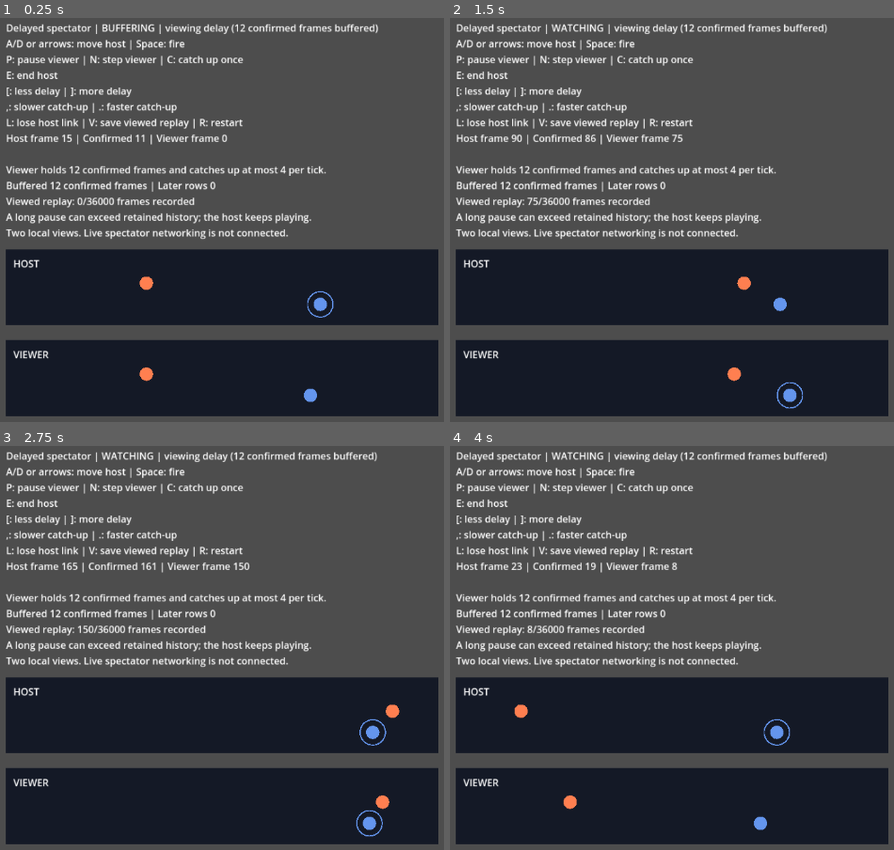
Above: before the commit, frames 1-4 (two rows, left to right).
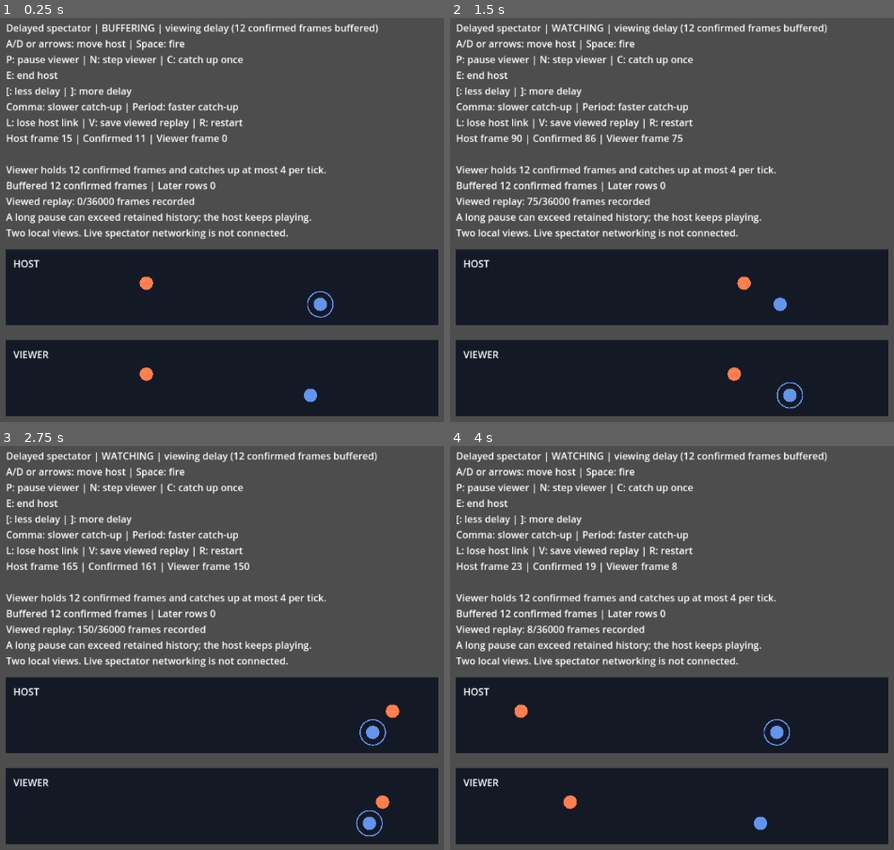
Above: after the commit, the same moments.

Repository: Ambiguous-Interactive/fortress-rollback-godot
Game: Godot game, scene res://examples/spectator/spectator.tscn
Same seed, same stepped clock (60 frames per second), same inputs: the game is played once before the commit and once after it. The project has no main scene, so this scene is started directly.
Inputs:
- Up to frame 1 (0.25 s): no input
- Up to frame 2 (1.5 s): tap Enter at 0.5 s; hold D 0.53-1.28 s; tap 1 at 0.6 s; tap Space at 0.77, 1.07 s; hold S from 1.28 s (still down); tap 2 at 1.35 s
- Up to frame 3 (2.75 s): tap Space at 1.52, 1.82 s; release S at 2.03 s; hold D from 2.03 s (still down); tap 3 at 2.1 s
- Up to frame 4 (4 s): release D at 2.78 s; hold W 2.78-3.53 s; tap P at 2.85 s; tap Space at 3.02, 3.32, 3.77 s; hold A from 3.53 s (still down); tap R at 3.6 s

The runs differ from the first frame. In frame 1, 0.6% of the frame differs, in the area x 1-54%, y 20-24%; in frame 2, 0.6%; in frame 3, 0.6%; in frame 4, 0.6%.

Commit message:
Clarify catch-up keys and verify refused publication recovery

Diff:
--- a/examples/spectator/spectator.gd
+++ b/examples/spectator/spectator.gd
@@ -106,7 +106,7 @@
 	_label.text = (
 		"Delayed spectator | %s\n" % state
 		+ "A/D or arrows: move host | Space: fire\nP: pause viewer | N: step viewer | C: catch up once\n"
-		+ "E: end host\n[: less delay | ]: more delay\n,: slower catch-up | .: faster catch-up\n"
+		+ "E: end host\n[: less delay | ]: more delay\nComma: slower catch-up | Period: faster catch-up\n"
 		+ "L: lose host link | V: save viewed replay | R: restart\n"
 		+ "Host frame %d | Confirmed %d | Viewer frame %d\n\n" % [demo.host.loop.game.frame, demo.host.loop.session.status().confirmed_frame, demo.game.frame]
 		+ "Viewer holds %d confirmed frames and catches up at most %d per tick.\n" % [policy[0], policy[2]]
--- a/tests/unit/test_spectator_demo.gd
+++ b/tests/unit/test_spectator_demo.gd
@@ -872,7 +872,7 @@
 	for press: int in range(140):
 		scene._unhandled_key_input(key)
 	context.equal(scene.demo.viewer.playback_policy()[2], Demo.Config.new().queue_capacity, "faster key stops at bounded ring capacity")
-	context.equal(scene._label.text.contains(",: slower catch-up | .: faster catch-up"), true, "help exposes catch-up controls")
+	context.equal(scene._label.text.contains("Comma: slower catch-up | Period: faster catch-up"), true, "help exposes catch-up controls")
 	before[10] = scene.demo.viewer.playback_policy()
 	context.equal(_service_observation(scene.demo), before, "catch-up keys do not service or resume viewing")
 	scene.free()
@@ -970,7 +970,19 @@
 		var host_frame: int = scene.demo.host.loop.game.frame
 		match action:
 			"catchup":
+				var refused_frame: int = scene.demo.next_host_frame
+				context.equal(scene.demo.tick(Game.RIGHT), Types.Code.OK, "host continues while the full viewer refuses publication")
+				context.equal(scene.demo.viewer_code, Types.Code.NETWORK_BACKPRESSURE, "full buffer refuses the next row")
+				context.equal(scene.demo.next_host_frame, refused_frame, "refused row leaves publication at its original frame")
+				var retained: PackedByteArray = scene.demo.publisher.prepare_packet().bytes
+				host_frame = scene.demo.host.loop.game.frame
 				context.equal(scene.demo.catch_up_viewer(), Types.Code.OK, "catch-up releases receive capacity")
+				context.equal(scene.demo.host.loop.game.frame, host_frame, "catch-up itself never samples or advances the host")
+				context.equal(scene.demo.publisher.prepare_packet().bytes, retained, "catch-up preserves the exact refused packet")
+				context.equal(scene.demo.tick(Game.RIGHT), Types.Code.OK, "later tick retries publication")
+				context.equal(scene.demo.viewer_code, Types.Code.OK, "publication succeeds after catch-up")
+				context.equal(scene.demo.next_host_frame > refused_frame, true, "retry advances beyond the refused row")
+				host_frame = scene.demo.host.loop.game.frame
 			"terminate":
 				scene.demo.viewer.terminate(Types.Code.PROTOCOL_FAILED)
 			"finish":
Binary file changed: docs/images/spectator-full-buffer.png
Not shown, changed: .llm/retrospectives/2026-10-31-playback-usability.md
Not shown, changed: .llm/skills/user-copy/SKILL.md
